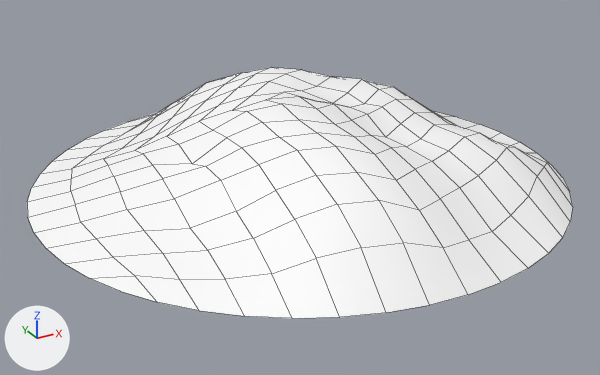
The FBX model CleanupClash/Import/SM_Garbage_B_.fbx, before and after one commit.
Both versions are drawn from a camera (50 mm lens) standing at (-1.415, -2.574, 1.2) and looking at (-0.041, -0.076, -0.049). Every picture has the same lights, and +X, +Y and +Z are marked at lower left. Mesh edges are drawn as thin lines. Where no turn or scale is listed for an object, it has been applied to the vertices.

In view in the first picture: 'pDisc1'.
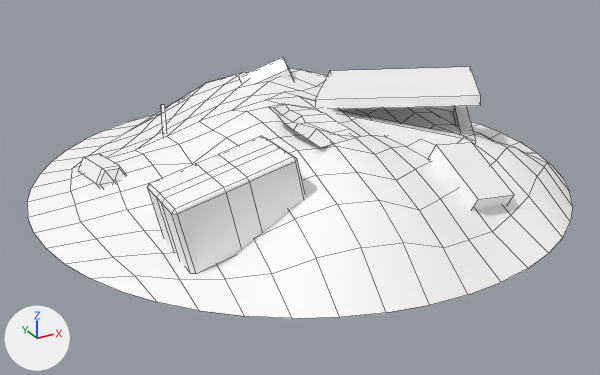
Where the newer file only moved an object's origin or applied its transform, the numbers keep the older frame.

Boxes [x1, y1, x2, y2] around the edits, measured in the pictures (600 x 375 px):
'pDisc1', reshaped
    before: [27, 67, 573, 318]
    after: [27, 57, 573, 318]
part 1 of me_mesh, added
    after: [147, 136, 305, 274]
part 2 of me_mesh, added
    after: [269, 104, 360, 148]
part 3 of me_mesh, added
    after: [78, 154, 126, 189]
part 4 of me_mesh, added
    after: [346, 106, 474, 139]
part 5 of me_mesh, added
    after: [239, 57, 293, 82]
part 6 of me_mesh, added
    after: [315, 67, 514, 210]
part 7 of me_mesh, added
    after: [161, 105, 167, 135]

What the commit changed:
me_mesh is used by ob_pdisc1; location (0.0, 0.0, -0.038).
Verts and faces of me_mesh; kept vertices keep their numbers, new ones are numbered from 217.
me_mesh had 217 vertices, 192 faces and spanned x -1.0..1.0, y -1.0..1.0, z 0.0..0.32.
me_mesh now has 380 vertices, 348 faces and spans x -1.0..1.0, y -1.0..1.0, z -0.01..0.38.
me_mesh part 1: a new loose piece of 64 vertices spanning x -0.71..-0.27, y -0.56..-0.33, z 0.02..0.33, in mat_lambert1 (its picture is missing).
me_mesh part 2: a new loose piece of 24 vertices spanning x -0.23..0.03, y -0.44..-0.12, z 0.28..0.37, in mat_lambert1 (its picture is missing).
me_mesh part 3: a new loose piece of 21 vertices spanning x -0.75..-0.64, y 0.08..0.36, z -0.01..0.14, in mat_lambert1 (its picture is missing).
me_mesh part 4: a new loose piece of 16 vertices spanning x 0.01..0.82, y -0.43..0.39, z 0.09..0.29, in mat_lambert1 (its picture is missing).
me_mesh part 5: a new loose piece of 14 vertices spanning x -0.07..0.16, y 0.27..0.44, z 0.19..0.38, in mat_lambert1 (its picture is missing).
Part 6, on me_mesh:
New vertex 217 is at (0.23, -0.75, 0.15), pixel (478, 199).
New vertex 218 is at (0.23, -0.52, 0.26), pixel (436, 144).
New vertex 219 is at (0.22, -0.5, 0.2), pixel (427, 159).
New vertex 220 is at (0.22, -0.73, 0.09).
New vertices 221 to 224 stand at vertices 217 to 220, in that order, plus (0.16, 0.01, -0.02).
New vertex 233 is at (0.49, -0.43, 0.33), pixel (480, 105).
New vertex 234 is at (0.84, 0.04, 0.27).
New vertex 235 is at (0.49, -0.42, 0.36), pixel (480, 95).
New vertex 236 is at (0.84, 0.05, 0.31), pixel (470, 66).
New vertex 237 is at (0.02, -0.08, 0.32), pixel (315, 99).
New vertex 238 is at (0.36, 0.39, 0.27), pixel (330, 70).
New vertex 239 is at (0.02, -0.08, 0.29).
New vertex 240 is at (0.36, 0.38, 0.23).
New faces: (217, 221, 222, 218), (218, 222, 223, 219), (219, 223, 224, 220), (217, 220, 224, 221), (221, 224, 223, 222), (217, 218, 219, 220).
New faces: (233, 234, 236, 235), (237, 238, 240, 239), (233, 239, 240, 234), (234, 240, 238, 236), (233, 235, 237, 239), (235, 236, 238, 237).
Part 7, on me_mesh:
New vertex 225 is at (-0.42, 0.29, 0.14).
New vertex 226 is at (-0.28, 0.69, 0.12), pixel (165, 108).
New vertex 227 is at (-0.43, 0.29, 0.14).
New vertex 228 is at (-0.3, 0.69, 0.12), pixel (161, 108).
New vertices 229 to 232 stand at vertices 225 to 228, in that order, plus (0.0, 0.0, 0.01).
New faces: (225, 226, 230, 229), (229, 230, 232, 231), (227, 231, 232, 228), (225, 227, 228, 226), (226, 228, 232, 230), (225, 229, 231, 227).
